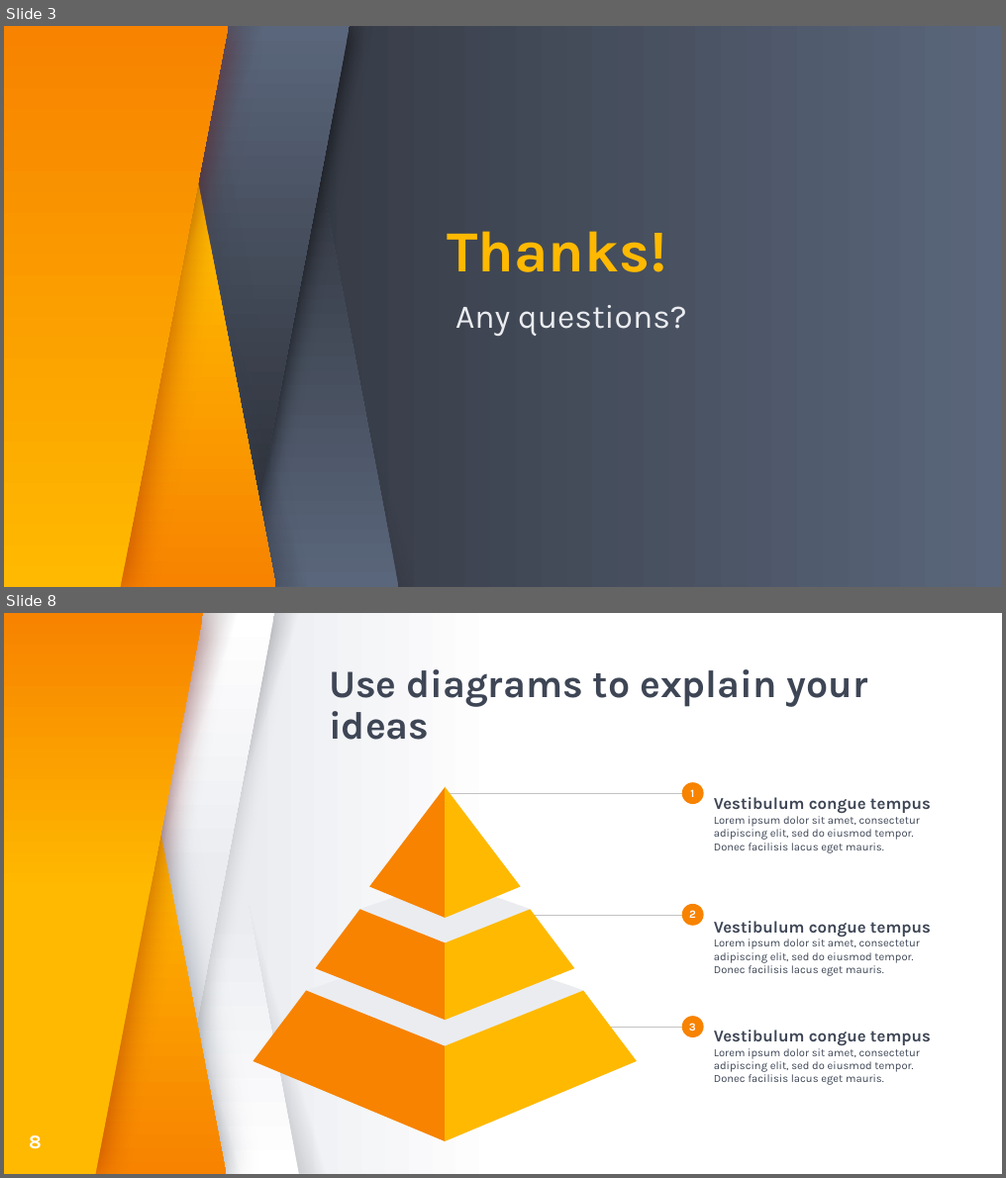
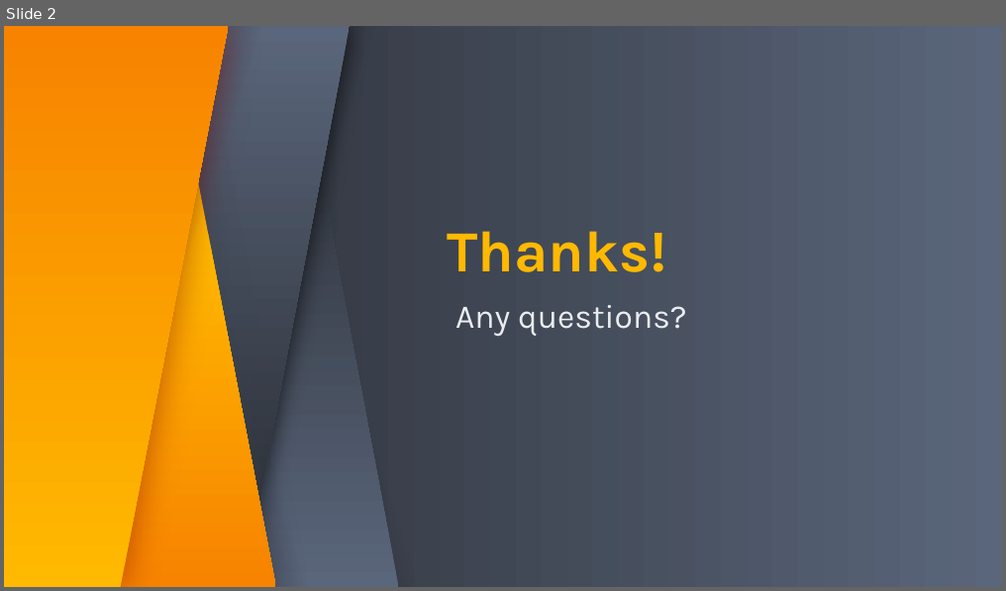
Before and after one commit to cristina-iacob/kickstarter_analysis, a slide deck: kickstarter_analysis.pptx. Shown one above the other, each under a label of ours: slides 3 and 8 before the commit, slide 2 after it; the slides between them are not shown. The pictures are 1006x1178 and 1006x591 pixels, drawn with LibreOffice and Linux fonts; fonts in the diff are those of the drawing. Boxes give left, top, right and bottom in pixels: in the first picture for what was removed or moved away, otherwise in the second. Text is boxed around its words. In the diff, an @@ line names an element or a change of style, - is before the commit and + after.

```diff
--- a/kickstarter_analysis.pptx
+++ b/kickstarter_analysis.pptx
@@ slide 8 removed at (x1=4, y1=613, x2=1002, y2=1174), background gradient #FFFFFF to #EAECF0 @@
@@ freeform shape removed at (x1=4, y1=613, x2=227, y2=1174) @@
@@ freeform shape removed at (x1=4, y1=613, x2=204, y2=1174) @@
@@ parallelogram removed at (x1=7, y1=613, x2=237, y2=1173) @@
@@ parallelogram removed at (x1=26, y1=613, x2=255, y2=1173) @@
@@ parallelogram removed at (x1=45, y1=613, x2=274, y2=1173) @@
@@ parallelogram removed at (x1=69, y1=613, x2=298, y2=1173) @@
@@ parallelogram removed at (x1=69, y1=613, x2=298, y2=1173) @@
@@ parallelogram removed at (x1=111, y1=613, x2=341, y2=1173) @@
@@ title removed at (x1=329, y1=669, x2=868, y2=740) @@
-Use diagrams to explain your ideas
@@ group removed at (x1=252, y1=786, x2=637, y2=1141): 8 freeform shapes @@
@@ ellipse removed at (x1=681, y1=782, x2=704, y2=805) @@
@@ text removed at (x1=690, y1=789, x2=694, y2=797) @@
-1
@@ line removed from (446, 793) to (696, 793) @@
@@ text removed at (x1=714, y1=797, x2=931, y2=854) @@
-Vestibulum congue tempus
-Lorem ipsum dolor sit amet, consectetur adipiscing elit, sed do eiusmod tempor. Donec facilisis lacus eget mauris.
@@ ellipse removed at (x1=681, y1=904, x2=704, y2=927) @@
@@ line removed from (696, 915) to (524, 915) @@
@@ text removed at (x1=689, y1=910, x2=696, y2=918) @@
-2
@@ text removed at (x1=714, y1=921, x2=931, y2=976) @@
-Vestibulum congue tempus
-Lorem ipsum dolor sit amet, consectetur adipiscing elit, sed do eiusmod tempor. Donec facilisis lacus eget mauris.
@@ line removed from (577, 1027) to (696, 1027) @@
@@ ellipse removed at (x1=681, y1=1016, x2=704, y2=1038) @@
@@ text removed at (x1=689, y1=1023, x2=696, y2=1031) @@
-3
@@ text removed at (x1=714, y1=1030, x2=931, y2=1085) @@
-Vestibulum congue tempus
-Lorem ipsum dolor sit amet, consectetur adipiscing elit, sed do eiusmod tempor. Donec facilisis lacus eget mauris.
@@ page number removed at (x1=29, y1=1136, x2=42, y2=1150) @@
-8
@@ what was slide 3 is now slide 2 @@
```
Also in this commit, not shown: 16 other slides removed, 1 other file.
